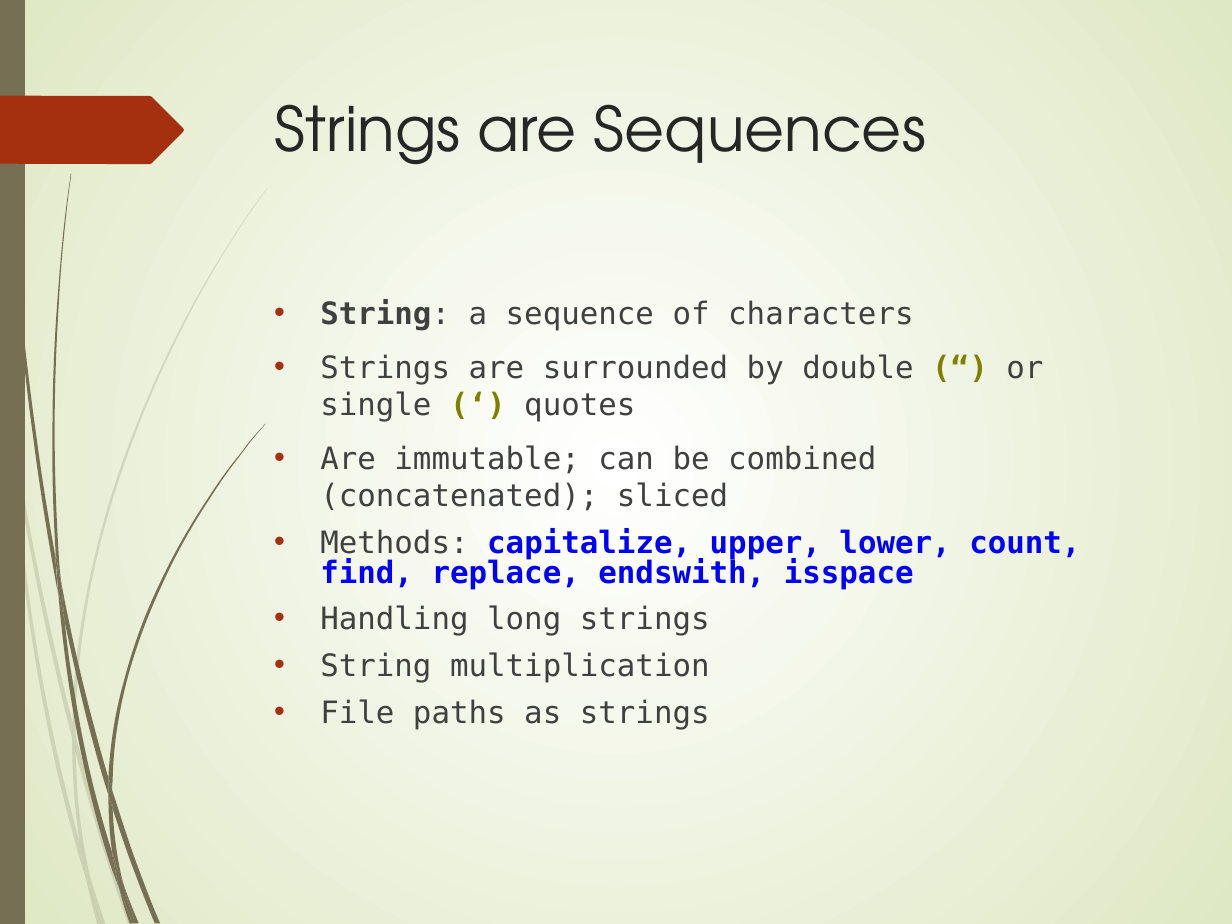
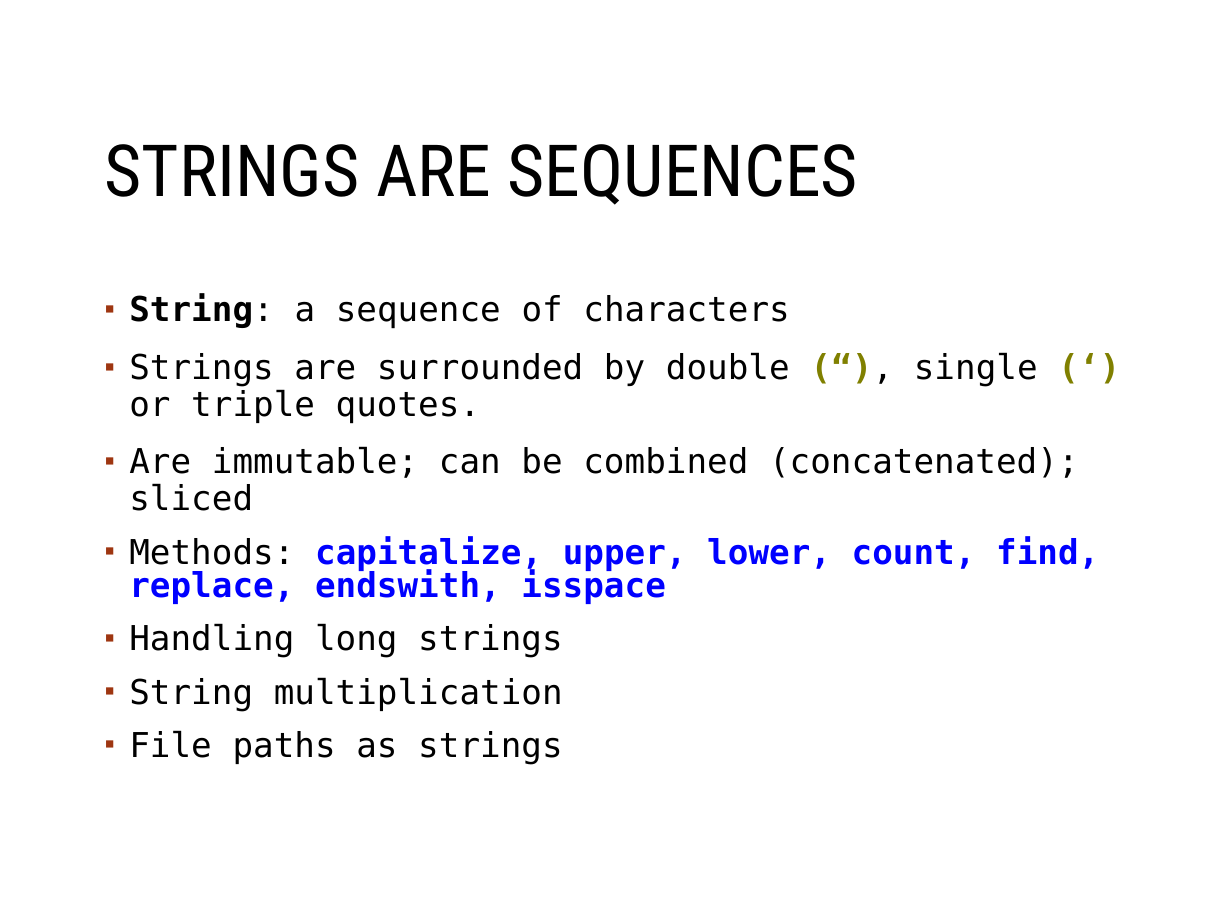
Before and after one commit to MGIS-UMN-GIS5577/GIS5578-week2, a slide deck: slide 8 of week2_conditionals_sequences.odp. Drawn at 1232x924 pixels with LibreOffice and Linux fonts; fonts in the diff are those of the drawing; background and template pictures are left out. Boxes give left, top, right and bottom in pixels: in the first picture for what was removed or moved away, otherwise in the second. Text is boxed around its words. In the diff, an @@ line names an element or a change of style, - is before the commit and + after.

```diff
--- a/week2_conditionals_sequences.odp
+++ b/week2_conditionals_sequences.odp
@@ background gradient #FFFFFF to #DFE8C4 to #FFFFFF @@
@@ freeform shape removed at [0,0,25,924] @@
@@ title "STRINGS ARE SEQUENCES" at [105,144,858,205]: vertical alignment top to middle @@
@@ freeform shape removed at [0,96,184,165] @@
@@ title at [105,144,858,205]: text changed; size 36 to 42 pt; font TeX Gyre Adventor to Roboto Condensed; text colour #262626 to #000000 @@
-Strings are Sequences
+STRINGS ARE SEQUENCES
@@ text "String: a sequence of characters": place and size @@
-text "String: a sequence of characters" at [320,299,1080,730]
+text "String: a sequence of characters" at [129,294,1099,765]
@@ text at [129,294,1099,765]: size 18 to 20 pt in "String: a sequence of characters", "Are immutable; can be combined (concatenated); sliced", "Methods: capitalize, upper, lower, count, find, replace, ...", "Handling long strings" and 2 more places; text colour #404040 to #000000 in "String: a sequence of characters", "Are immutable; can be combined (concatenated); sliced", "Methods:", "Handling long strings" and 2 more places; bullet • to ▪; line spacing 1 to 0.9; more space between paragraphs; bullet colour #A53010 to #9E3611 @@
@@ text at [129,352,1038,423]: text changed; size 18 to 20 pt; text colour #404040 to #000000 @@
-• Strings are surrounded by double (“) or single (‘) quotes
+▪ Strings are surrounded by double (“), single (‘) or triple quotes.
@@ group removed at [0,31,267,924]: 12 freeform shapes @@
@@ group removed at [2,0,266,924]: 12 freeform shapes @@
@@ freeform shape added at [1153,848,1196,891], outline #FFFFFF 0.99 pt @@
```
Also in this commit, not shown: 17 other slides changed, 1 other file.
